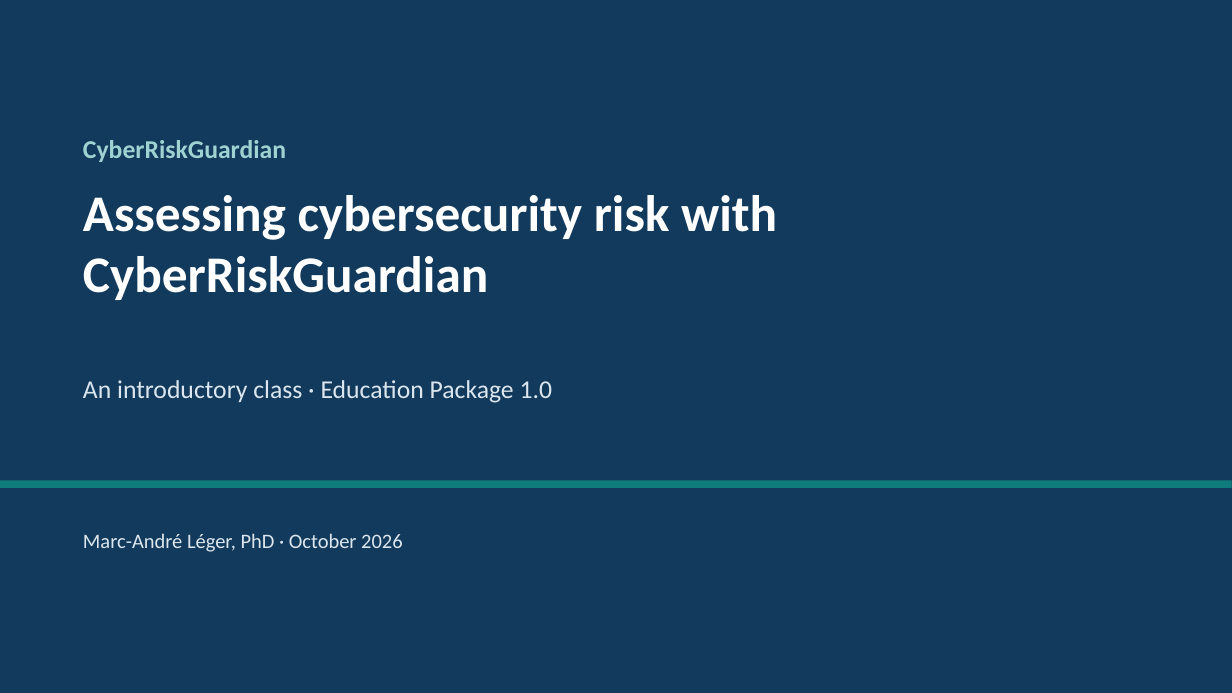
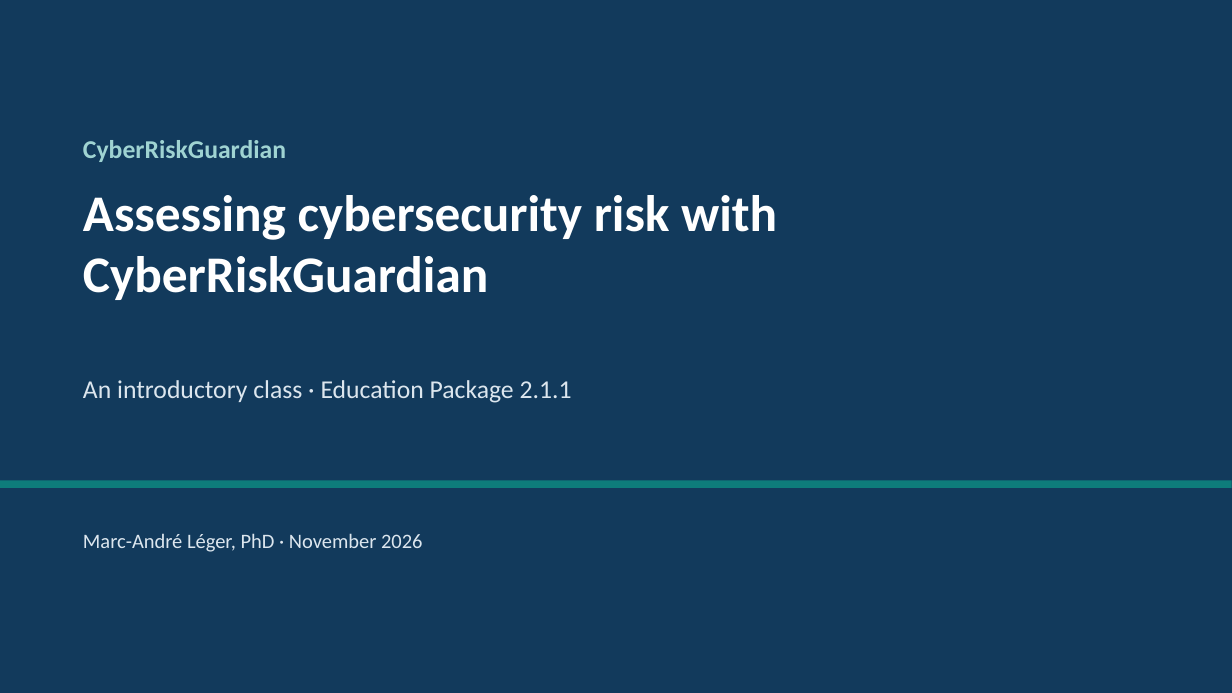
Before and after one commit to ITriskMgr/CyberRiskGuardian, a slide deck: slide 1 of education/slides/CRG_Intro_Deck_EN.pptx. Drawn at 1232x693 pixels with LibreOffice and Linux fonts; fonts in the diff are those of the drawing. Boxes give left, top, right and bottom in pixels: in the first picture for what was removed or moved away, otherwise in the second. Text is boxed around its words. In the diff, an @@ line names an element or a change of style, - is before the commit and + after.

```diff
--- a/education/slides/CRG_Intro_Deck_EN.pptx
+++ b/education/slides/CRG_Intro_Deck_EN.pptx
@@ text at box(83, 380, 572, 403): text changed @@
-An introductory class · Education Package 1.0
+An introductory class · Education Package 2.1.1
@@ text at box(83, 533, 422, 552): text changed @@
-Marc-André Léger, PhD · October 2026
+Marc-André Léger, PhD · November 2026
```
Also in this commit, not shown: 15 other slides changed, 3 slides added, 29 other files.
